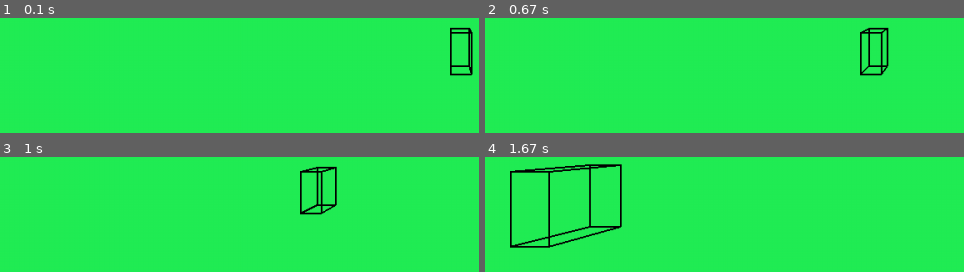
Above: before the commit, frames 1-4 (two rows, left to right).
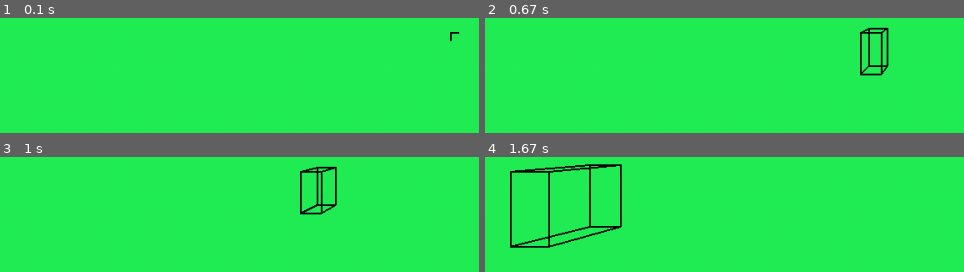
Above: after the commit, the same moments.

Repository: TreeWonTwoToFor/personal_projects
Game: pygame game, started from Python/Needs_Work/TreeOS/World/world_package/3d_renderer.py
Same seed, same stepped clock (60 frames per second), same inputs: the game is played once before the commit and once after it.
Inputs (mouse positions are in pixels of both pictures, inside the frame that each line leads up to):
- Up to frame 1 (0.1 s): no input
- Up to frame 2 (0.67 s): hold Tab from 0.33 s (still down); hold D from 0.33 s (still down); move the mouse to (901, 58) at 0.37 s
- Up to frame 3 (1 s): release Tab at 0.8 s; release D at 0.8 s; hold D from 0.83 s (still down)
- Up to frame 4 (1.67 s): release D at 1.3 s; hold W 1.33-1.63 s

The runs differ from the first frame. In frame 1, 0.8% of the frame differs, in the area x 93-99%, y 7-51%; in frame 2, nothing differs; in frame 3, nothing differs; in frame 4, nothing differs.

Commit message:
made some models, and model switching

Diff:
--- a/Python/Needs_Work/TreeOS/World/world_package/3d_renderer.py
+++ b/Python/Needs_Work/TreeOS/World/world_package/3d_renderer.py
@@ -66,7 +66,7 @@
 # Data Reading Functionality
 def points_from_model(file_name):
     # json_file = open("C:\\Tree's Stuff\\Programming\\Python\\Needs_Work\\TreeOS\\World\\world_package\\models\\box.json")
-    json_file = open("models//box.json") # change to file_name after testing
+    json_file = open(file_name) # change to file_name after testing
     json_data = json.load(json_file)
     json_index = 1
     mega_point_list = []
@@ -85,14 +85,16 @@
 
 game_camera = camera(200)
 w_held, s_held, a_held, d_held = False, False, False, False
-point_list = points_from_model("hi")
+model_list = ["models//xyz_marker.json", "models//box.json", "models//arcade_machine.json"]
+model_index = 0
+point_list = points_from_model(model_list[model_index])
 
 running = True
 while running:
     mouseX, mouseY = pygame.mouse.get_rel()
     screen.fill(bg_color)
     connect_points(point_list)
-    os.system('cls')
+    os.system('clear')
     print(mouseX, mouseY)
     for event in pygame.event.get():
         if event.type == pygame.QUIT:
@@ -102,6 +104,10 @@
             print(mouse_pos)
         if event.type == pygame.KEYDOWN:
             match event.key:
+                case pygame.K_TAB:
+                    if model_index is not len(model_list)-1: model_index += 1
+                    else: model_index = 0
+                    point_list = points_from_model(model_list[model_index])
                 case pygame.K_w: w_held = True
                 case pygame.K_s: s_held = True
                 case pygame.K_a: a_held = True
--- /dev/null
+++ b/Python/Needs_Work/TreeOS/World/world_package/models/arcade_machine.json
@@ -0,0 +1,6 @@
+{
+    "1": [[0,0,0], [0,-5,25], [25,-5,25], [25,0,0]],
+    "2": [[0,50,0], [0,45,25], [25,45,25], [25,50,0]],
+    "3": [[0,0,0], [0,-5,25], [0,45,25], [0,50,0], [0,20,0], [0,22,-10], [0,30,-10], [0,32,0]],
+    "4": [[25,0,0], [25,-5,25], [25,45,25], [25,50,0]]
+}
--- /dev/null
+++ b/Python/Needs_Work/TreeOS/World/world_package/models/xyz_marker.json
@@ -0,0 +1,5 @@
+{
+    "1": [[0,0,0], [10,0,0]],
+    "2": [[0,0,0], [0,10,0]],
+    "3": [[0,0,0], [0,0,10]]
+}
